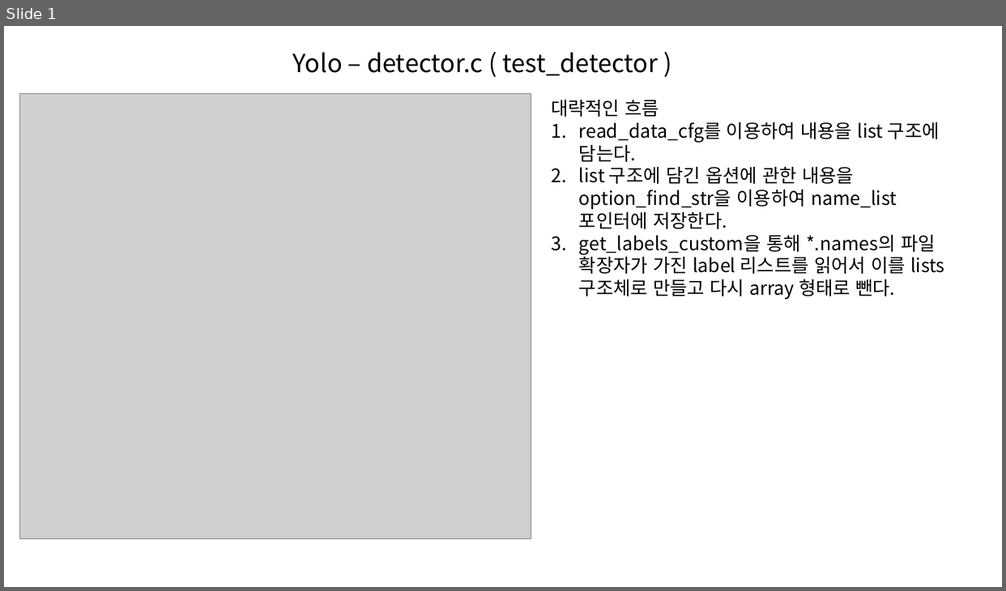
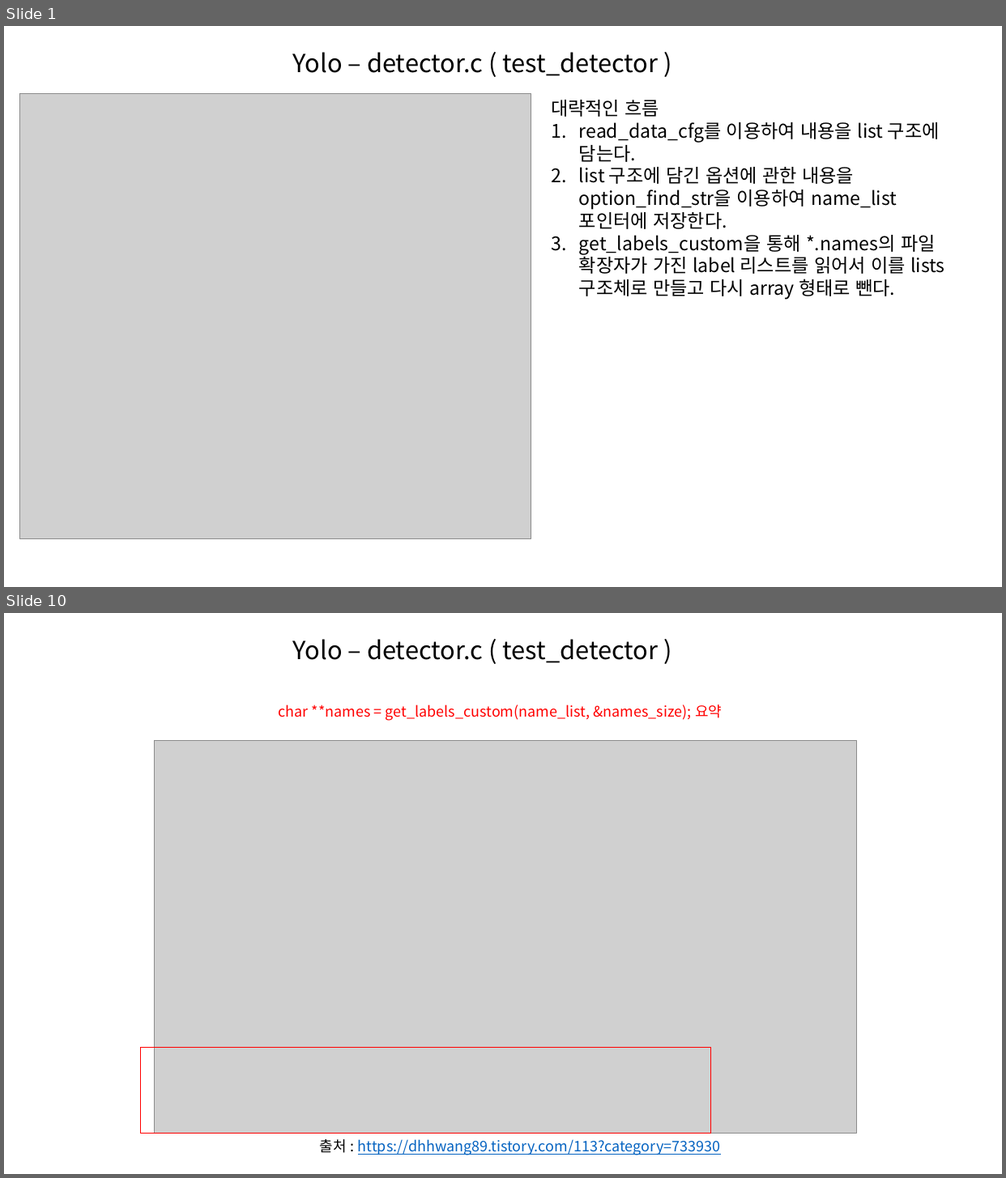
Before and after one commit to hotteock/my_proj, a slide deck: License plate recognition/yolo_code_review/yolo_code_review.pptx. Shown one above the other, each under a label of ours: slide 1 before the commit, slides 1 and 10 after it; the slides between them are not shown. The pictures are 1006x591 and 1006x1178 pixels, drawn with LibreOffice and Linux fonts; fonts in the diff are those of the drawing; grey boxes stand for pictures. Boxes give left, top, right and bottom in pixels: in the first picture for what was removed or moved away, otherwise in the second. Text is boxed around its words. In the diff, an @@ line names an element or a change of style, - is before the commit and + after.

```diff
--- a/License plate recognition/yolo_code_review/yolo_code_review.pptx
+++ b/License plate recognition/yolo_code_review/yolo_code_review.pptx
@@ slide 10 added at (4, 613, 1002, 1174), background #FFFFFF @@
@@ text added at (293, 639, 658, 663), 24 pt, text #000000 @@
+Yolo – detector.c ( test_detector )
@@ text added at (279, 705, 722, 721), 14 pt, text #FF0000 @@
+char **names = get_labels_custom(name_list, &names_size); 요약
@@ picture added at (155, 741, 857, 1134) @@
@@ rectangle added at (141, 1048, 711, 1134), outline #FF0000 1 pt @@
@@ text added at (320, 1139, 720, 1156), 14 pt, text #0563C1, underline @@
+출처 : https://dhhwang89.tistory.com/113?category=733930
```
Also in this commit, not shown: 12 other slides added.
